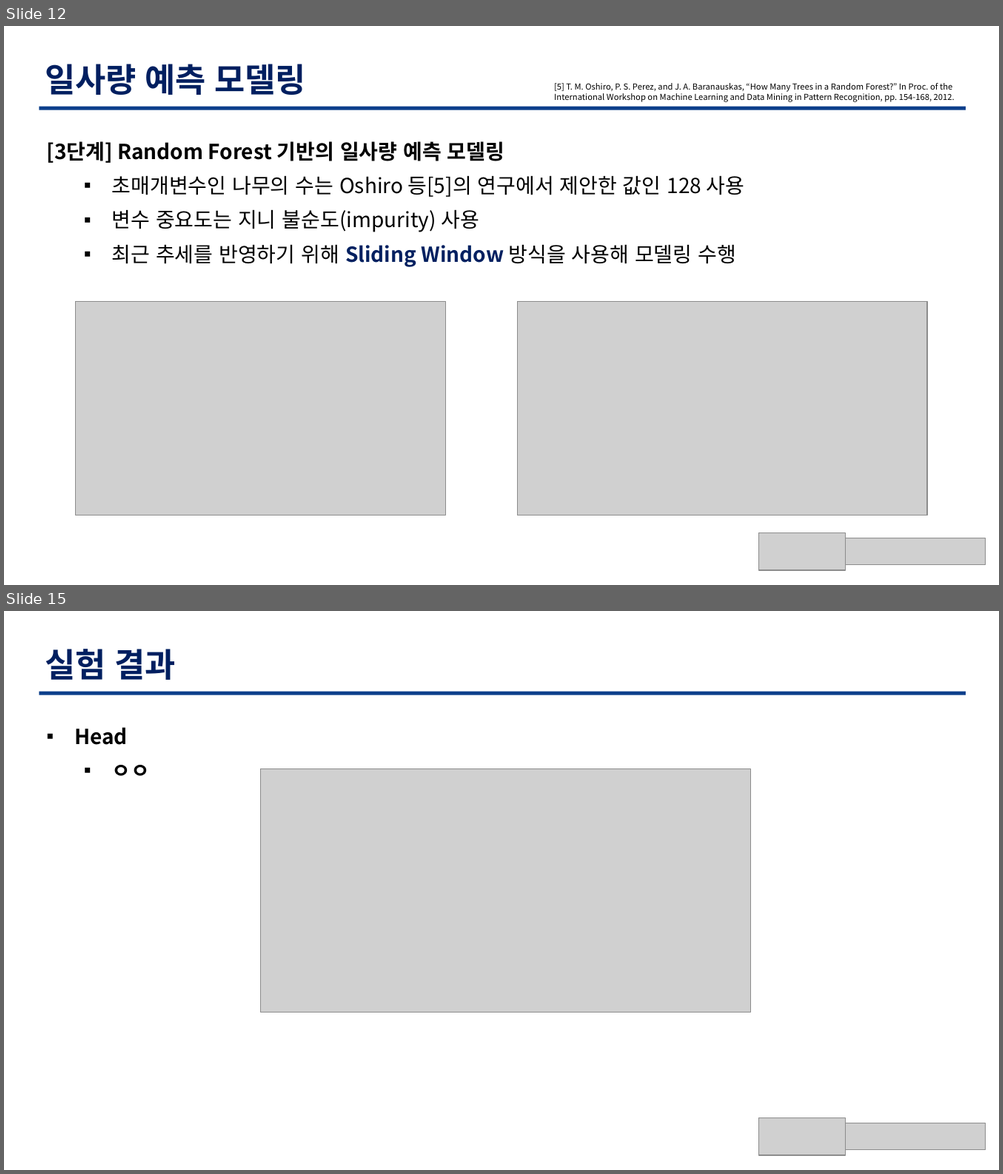
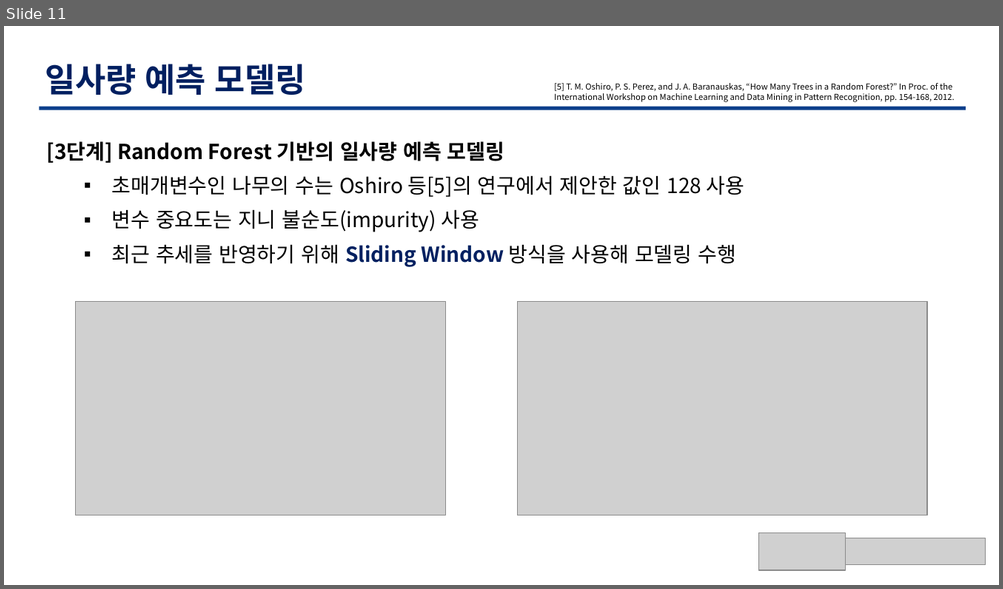
Before and after one commit to TaegyuHan/Solar_radiation_prediction_model, a slide deck: KICS_PT/[KICS] 모델 poster.pptx. Shown one above the other, each under a label of ours: slides 12 and 15 before the commit, slide 11 after it; the slides between them are not shown. The pictures are 1003x1174 and 1003x589 pixels, drawn with LibreOffice and Linux fonts; fonts in the diff are those of the drawing; grey boxes stand for pictures. Boxes give left, top, right and bottom in pixels: in the first picture for what was removed or moved away, otherwise in the second. Text is boxed around its words. In the diff, an @@ line names an element or a change of style, - is before the commit and + after.

```diff
--- a/KICS_PT/[KICS] 모델 poster.pptx
+++ b/KICS_PT/[KICS] 모델 poster.pptx
@@ slide 15 removed at box(4, 611, 999, 1170), background #FFFFFF @@
@@ text removed at box(45, 649, 176, 680) @@
-실험 결과
@@ freeform shape removed at box(39, 692, 966, 695) @@
@@ text removed at box(74, 727, 151, 776) @@
-▪ Head
-  ▪ ㅇㅇ
@@ picture removed at box(261, 769, 751, 1013) @@
@@ picture removed at box(759, 1119, 845, 1156) @@
@@ picture removed at box(845, 1124, 985, 1150) @@
@@ what was slide 12 is now slide 11 @@
```
Also in this commit, not shown: 6 slides changed, 1 slide added, 2 other slides removed.
